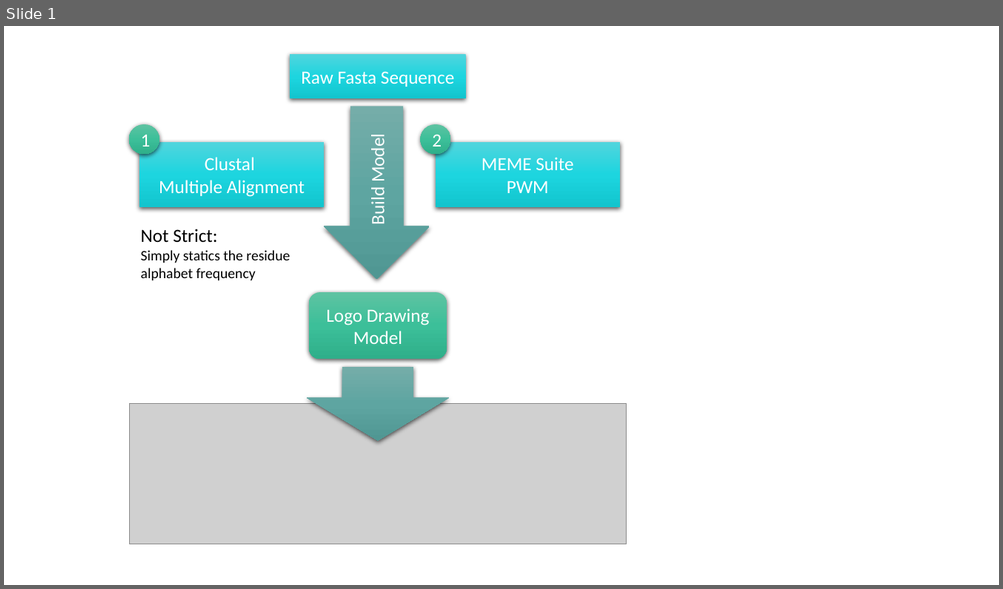
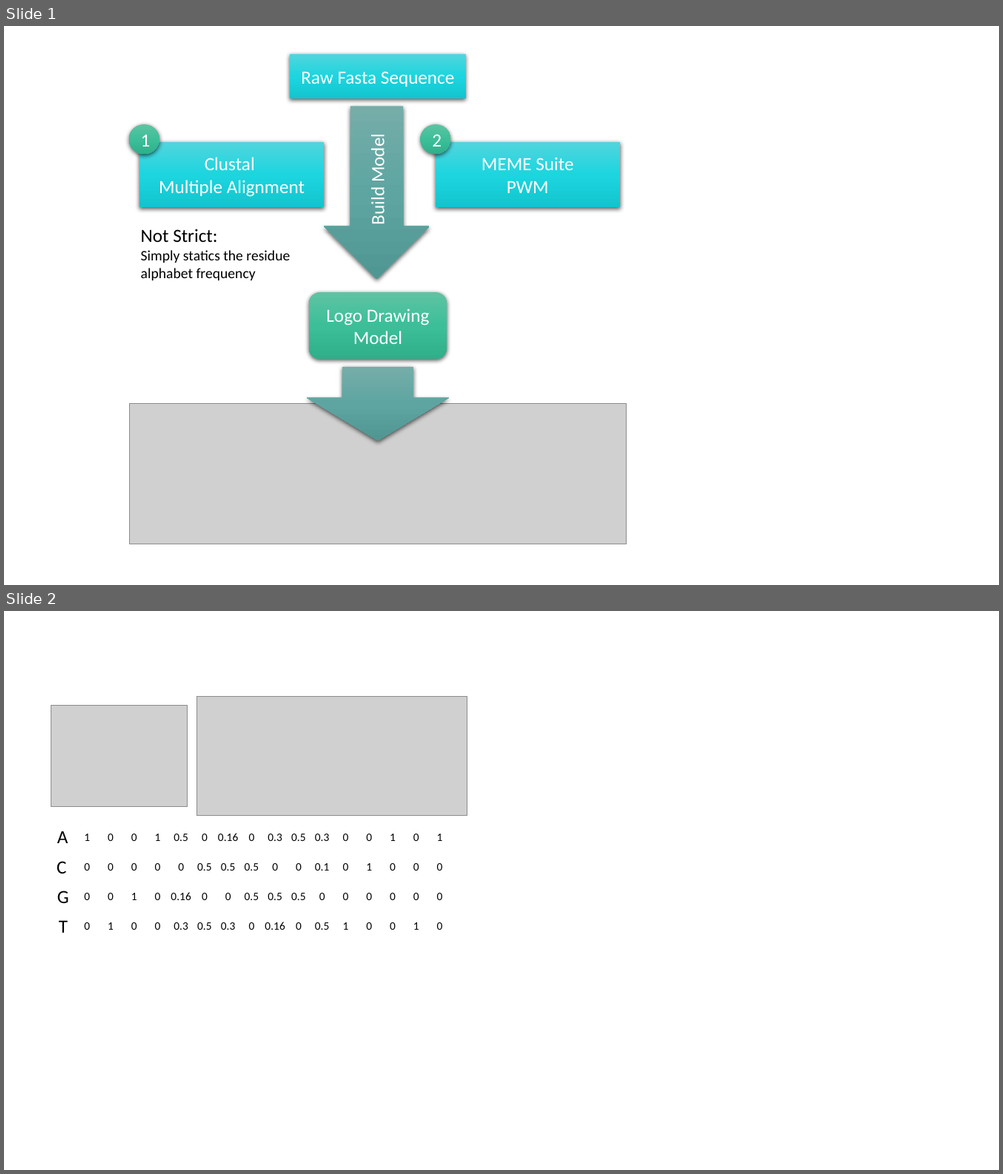
Before and after one commit to SMRUCC/Sequence-Patterns-Toolkit, a slide deck: SequencePatterns/SequenceLogo/Sequence logo.pptx. Shown one above the other, each under a label of ours: slide 1 before the commit, slides 1 and 2 after it. The pictures are 1003x589 and 1003x1174 pixels, drawn with LibreOffice and Linux fonts; fonts in the diff are those of the drawing; grey boxes stand for pictures. Boxes give left, top, right and bottom in pixels: in the first picture for what was removed or moved away, otherwise in the second. Text is boxed around its words. In the diff, an @@ line names an element or a change of style, - is before the commit and + after.

Commit message:
doc

```diff
--- a/SequencePatterns/SequenceLogo/Sequence logo.pptx
+++ b/SequencePatterns/SequenceLogo/Sequence logo.pptx
@@ slide 2 added at [4, 611, 999, 1170], background #FFFFFF @@
@@ picture added at [196, 697, 466, 815] @@
@@ picture added at [51, 705, 187, 806] @@
@@ text added at [57, 831, 68, 843], 18 pt, text #000000 @@
+A
@@ table added at [76, 815, 458, 934], 4 rows, 16 columns @@
+1 | 0 | 0 | 1 | 0.5 | 0 | 0.16 | 0 | 0.3 | 0.5 | 0.3 | 0 | 0 | 1 | 0 | 1
+0 | 0 | 0 | 0 | 0 | 0.5 | 0.5 | 0.5 | 0 | 0 | 0.1 | 0 | 1 | 0 | 0 | 0
+0 | 0 | 1 | 0 | 0.16 | 0 | 0 | 0.5 | 0.5 | 0.5 | 0 | 0 | 0 | 0 | 0 | 0
+0 | 1 | 0 | 0 | 0.3 | 0.5 | 0.3 | 0 | 0.16 | 0 | 0.5 | 1 | 0 | 0 | 1 | 0
@@ text added at [57, 861, 66, 874], 18 pt, text #000000 @@
+C
@@ text added at [57, 891, 69, 903], 18 pt, text #000000 @@
+G
@@ text added at [59, 920, 68, 933], 18 pt, text #000000 @@
+T
```
Also in this commit, not shown: 1 other slide added, 1 slide removed.
